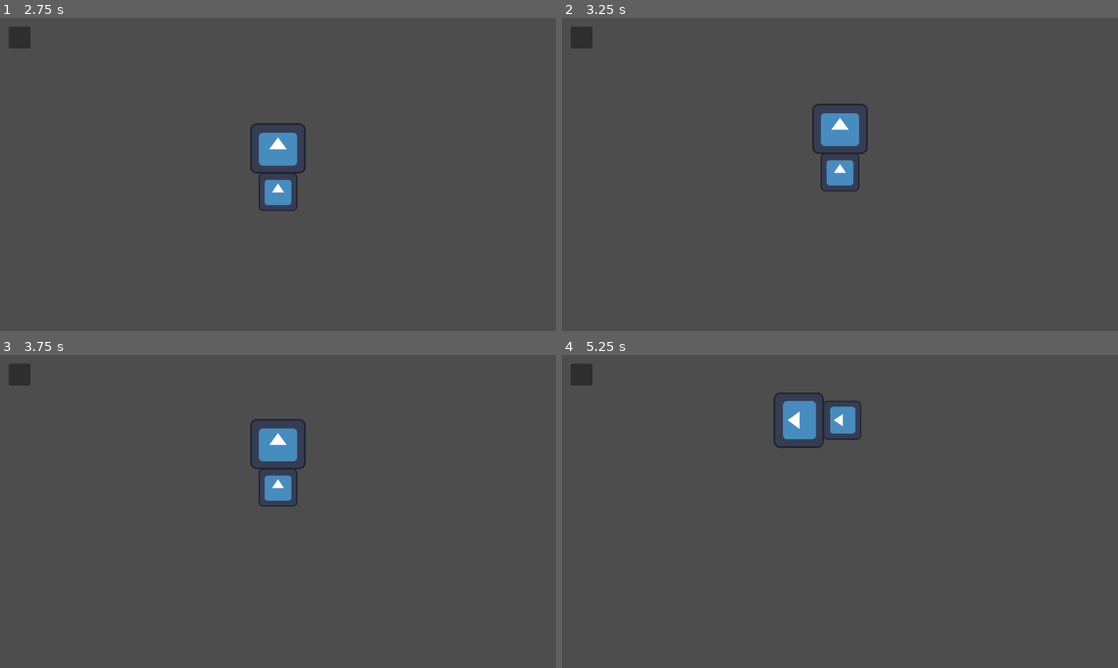
Above: before the commit, frames 1-4 (two rows, left to right).
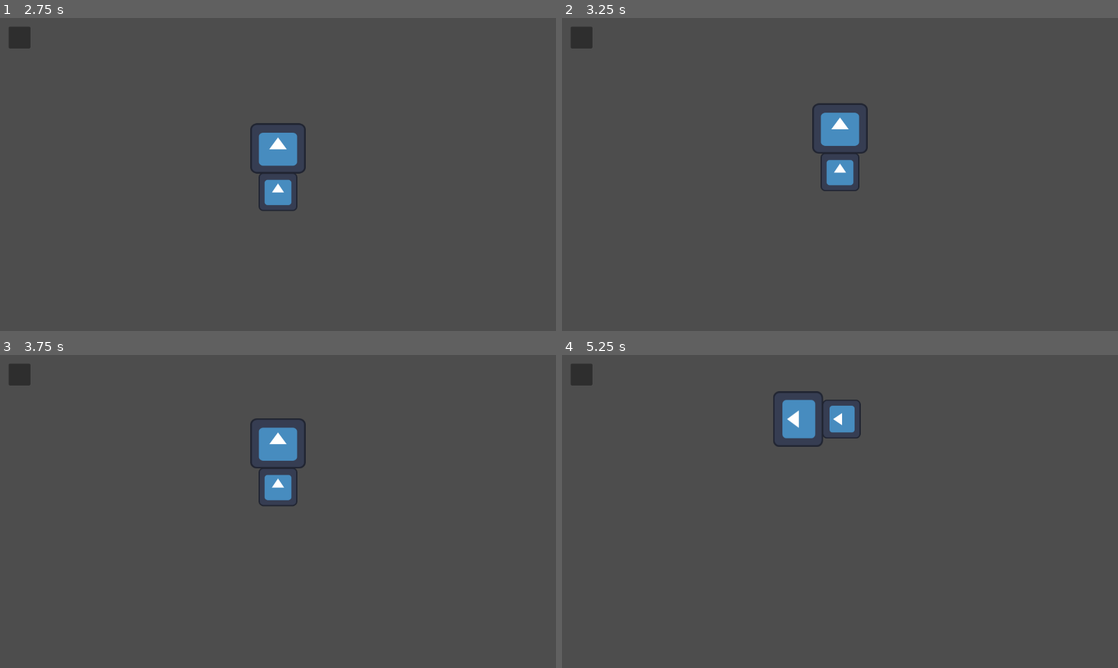
Above: after the commit, the same moments.

Repository: ShenYh98/greedy-snake
Game: Godot game, scene res://StartScreen/StartScreen.tscn
Two runs of this game, one before a commit and one after it. Both use one fixed random seed, a clock stepped at 60 frames per second and the inputs below. The engine's default icon, where the game draws it, is replaced by a stand-in: a white triangle on a blue panel in a dark square.
Inputs (mouse positions are in pixels of both pictures, inside the frame that each line leads up to):
- Up to frame 1 (2.75 s): click "开始游戏" at 0.5 s; click (22, 36) at 1.25 s; click "重新开始" at 2 s
- Up to frame 2 (3.25 s): tap Enter at 2.75 s; hold Up (up) from 2.78 s (still down)
- Up to frame 3 (3.75 s): keep holding Up (up)
- Up to frame 4 (5.25 s): release Up (up) at 4.28 s; hold Left (left) from 4.28 s (still down)

Frame 1 is identical in both runs. In frame 2, less than 0.1% of the frame differs, in the area x 46-54%, y 30-54%; in frame 3, 0.2%; in frame 4, 0.5%, in the area x 38-54%, y 11-30%.

Commit message:
修改 新增 1. 给蛇加了一个2D碰撞检测

Diff:
--- a/MainGame/main_game.gd
+++ b/MainGame/main_game.gd
@@ -83,7 +83,7 @@
 		returnButton.pressed.connect(_on_return_button_pressed)
 
 
-func _process(delta: float) -> void:
+func _process(_delta: float) -> void:
 	if gameState ==  STATE.RUN:
 		# 蛇的位置相对于控制器是(0, 0)，要做偏移
 		if snakeCtrl.snake.position.x + 640 < 65 || snakeCtrl.snake.position.x + 640 > 1215 :
--- a/MainGame/snake.gd
+++ b/MainGame/snake.gd
@@ -1,4 +1,4 @@
-extends Sprite2D
+extends CharacterBody2D
 
 @onready var snakeHead = $Head
 @onready var snakeBody = $Body
@@ -49,5 +49,9 @@
 		if direction_in != Vector2.ZERO:
 			direction_cur = direction_in
 			position += direction_cur * 100 * delta
+			velocity = direction_cur * 100 * delta # 碰撞体参数
 		else:
 			position += direction_cur * 100 * delta
+			velocity = direction_cur * 100 * delta # 碰撞体参数
+
+		move_and_slide()
--- a/MainGame/snake.tscn
+++ b/MainGame/snake.tscn
@@ -1,9 +1,15 @@
-[gd_scene load_steps=3 format=3 uid="uid://cl7kw065e7wme"]
+[gd_scene load_steps=5 format=3 uid="uid://cl7kw065e7wme"]
 
 [ext_resource type="Script" uid="uid://btf0l6x6pyfvb" path="res://MainGame/snake.gd" id="1_j62vj"]
 [ext_resource type="Texture2D" uid="uid://d2mktk3b3jeg8" path="res://MainGame/icon.svg" id="1_nis52"]
 
-[node name="Snake" type="Sprite2D"]
+[sub_resource type="CircleShape2D" id="CircleShape2D_femrx"]
+radius = 44.922153
+
+[sub_resource type="CircleShape2D" id="CircleShape2D_j62vj"]
+radius = 63.03174
+
+[node name="Snake" type="CharacterBody2D"]
 script = ExtResource("1_j62vj")
 
 [node name="Head" type="Sprite2D" parent="."]
@@ -14,3 +20,12 @@
 position = Vector2(0, 100.00001)
 scale = Vector2(0.7, 0.689)
 texture = ExtResource("1_nis52")
+
+[node name="BodyCollisionShape" type="CollisionShape2D" parent="."]
+position = Vector2(0, 100)
+shape = SubResource("CircleShape2D_femrx")
+debug_color = Color(0.25766706, 0.60301304, 0.55937845, 0.41960785)
+
+[node name="HeadCollisionShape" type="CollisionShape2D" parent="."]
+shape = SubResource("CircleShape2D_j62vj")
+debug_color = Color(0.9217859, 0.22814307, 0.41742313, 0.41960785)
--- a/MainGame/snake_ctrl.gd
+++ b/MainGame/snake_ctrl.gd
@@ -12,5 +12,5 @@
 
 
 # Called every frame. 'delta' is the elapsed time since the previous frame.
-func _process(delta: float) -> void:
+func _process(_delta: float) -> void:
 	snake.direction_in = Input.get_vector("left", "right", "up", "down")
--- a/StartScreen/snakes_animated.gd
+++ b/StartScreen/snakes_animated.gd
@@ -7,7 +7,7 @@
 
 
 # Called every frame. 'delta' is the elapsed time since the previous frame.
-func _process(delta: float) -> void:
+func _process(_delta: float) -> void:
 	if position.x <= 1050:
 		position.x += 1
 	else:
